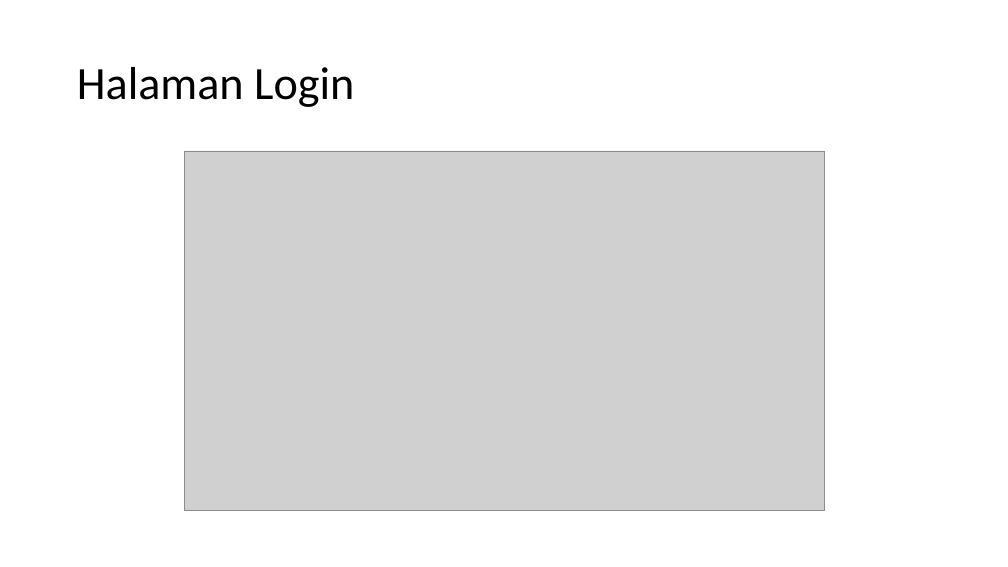
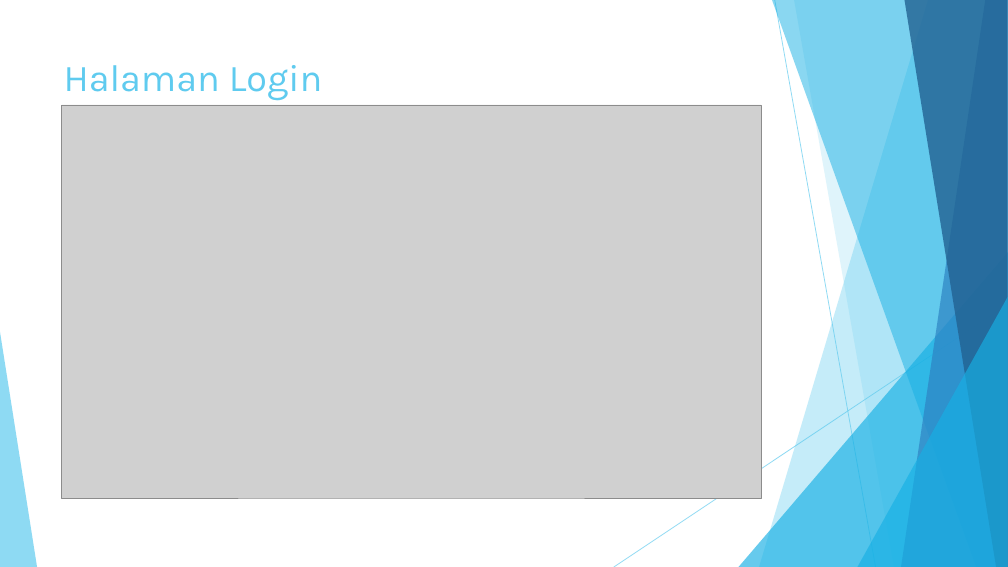
Before and after one commit to AdrianRafli/SEMIVA, a slide deck: slide 5 of PPt.pptx (slide 4 before the commit). Drawn at 1008x567 pixels with LibreOffice and Linux fonts; fonts in the diff are those of the drawing; grey boxes stand for pictures. Boxes give left, top, right and bottom in pixels: in the first picture for what was removed or moved away, otherwise in the second. Text is boxed around its words. In the diff, an @@ line names an element or a change of style, - is before the commit and + after.

```diff
--- a/PPt.pptx
+++ b/PPt.pptx
@@ title "Halaman Login": place and size @@
-title "Halaman Login" at [77,67,354,107]
+title "Halaman Login" at [64,65,323,101]
@@ title "Halaman Login" at [64,65,323,101]: size 44 to 36 pt, font Calibri to Karla, text colour #000000 to #5FCBEF; line spacing 0.9 to 1; vertical alignment middle to top @@
@@ picture: place and size @@
-picture at [184,151,823,511]
+picture at [62,105,761,498]
@@ group added at [0,0,1008,567]: 5 freeform shapes, 3 triangles, 2 lines @@
```
Also in this commit, not shown: 7 other slides changed, 1 slide added.
